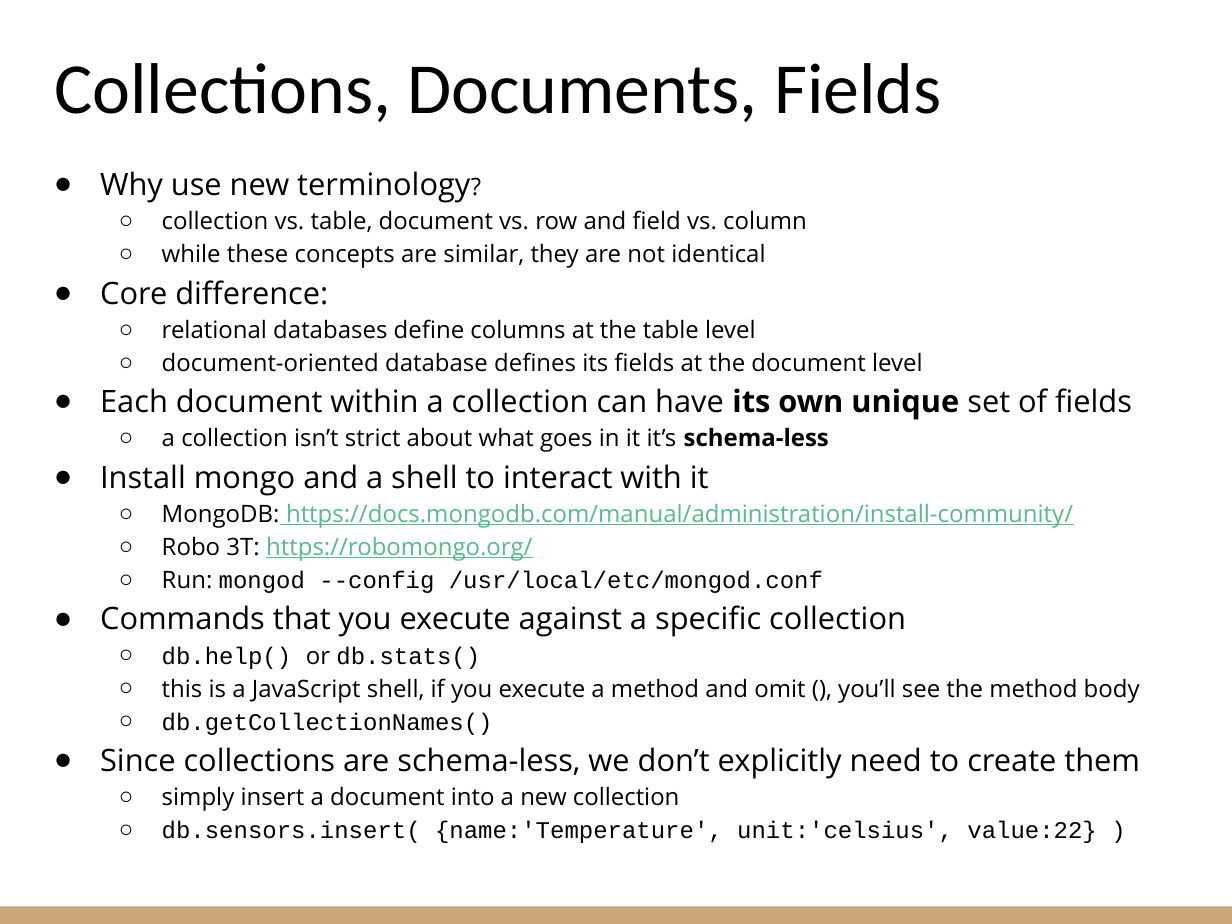
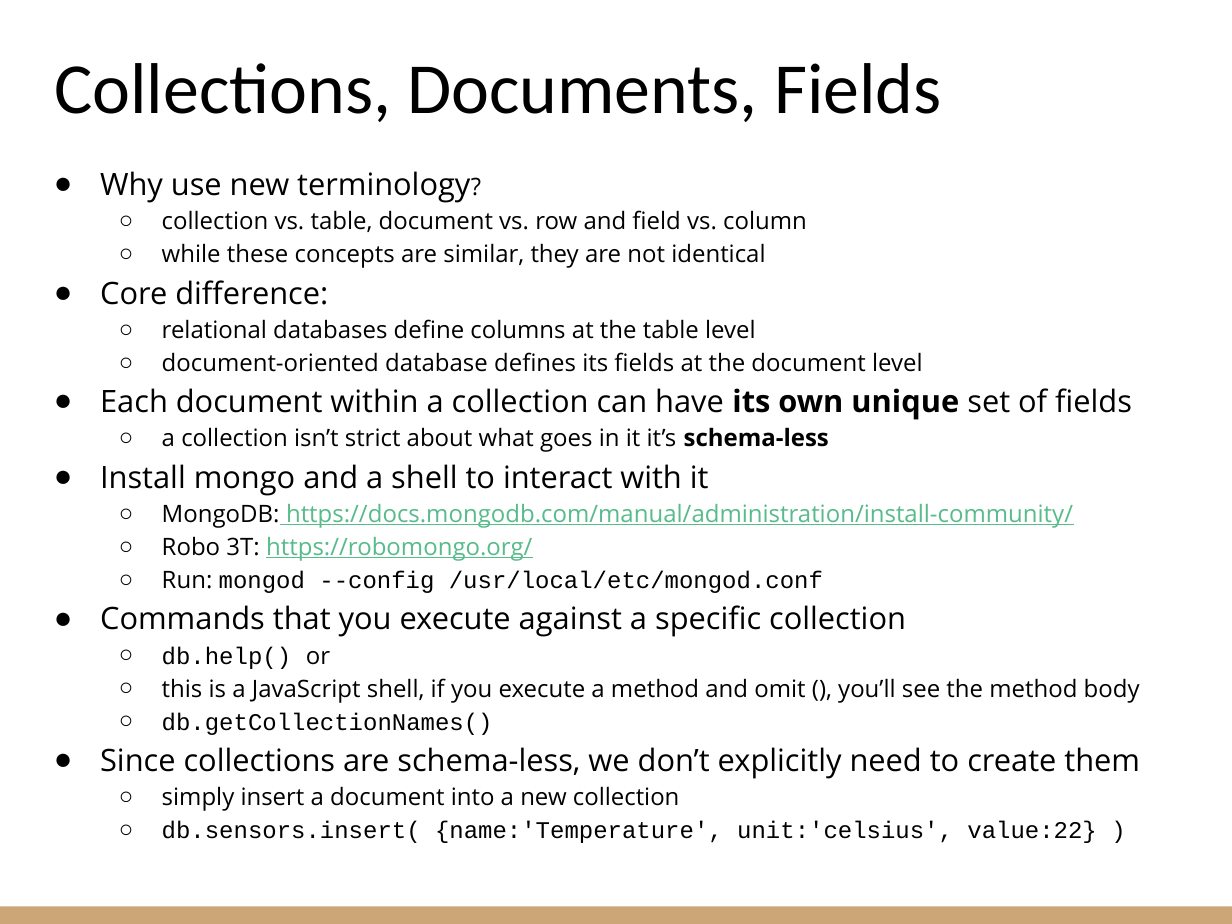
Before and after one commit to riccardoberta/makers, a slide deck: slide 4 of 09 - Persisting Data/slides.pptx. Drawn at 1232x924 pixels with LibreOffice and Linux fonts; fonts in the diff are those of the drawing. Boxes give left, top, right and bottom in pixels: in the first picture for what was removed or moved away, otherwise in the second. Text is boxed around its words. In the diff, an @@ line names an element or a change of style, - is before the commit and + after.

```diff
--- a/09 - Persisting Data/slides.pptx
+++ b/09 - Persisting Data/slides.pptx
@@ text at bbox=[162, 646, 330, 669]: text changed @@
-  ○ db.help() or db.stats()
+  ○ db.help() or
```
Also in this commit, not shown: 15 other files.
